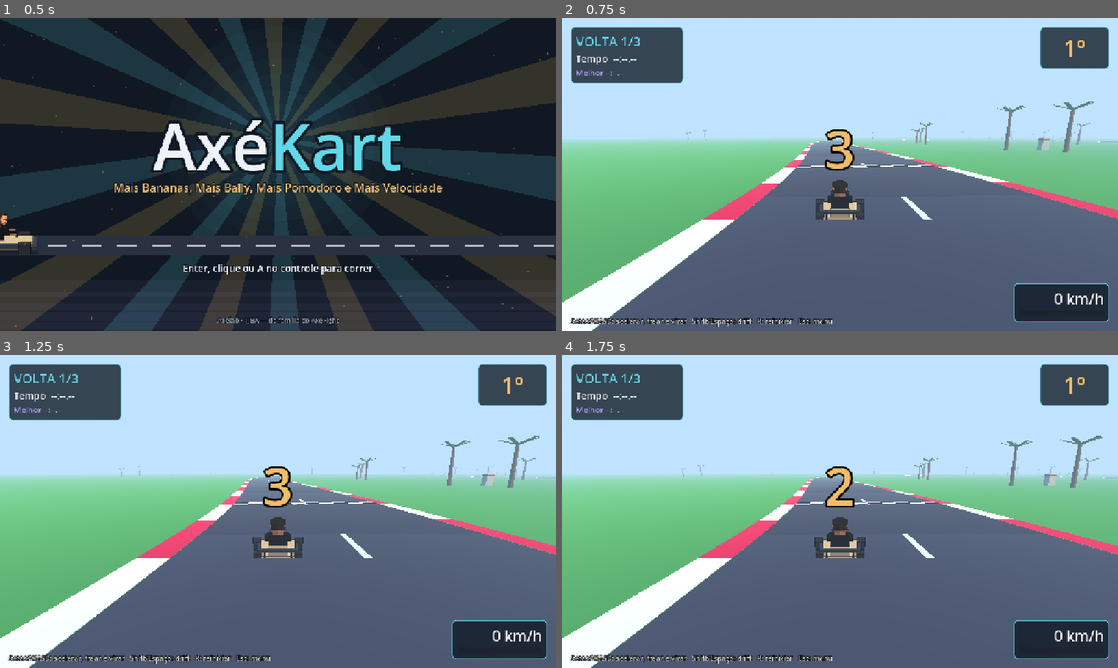
Above: before the commit, frames 1-4 (two rows, left to right).
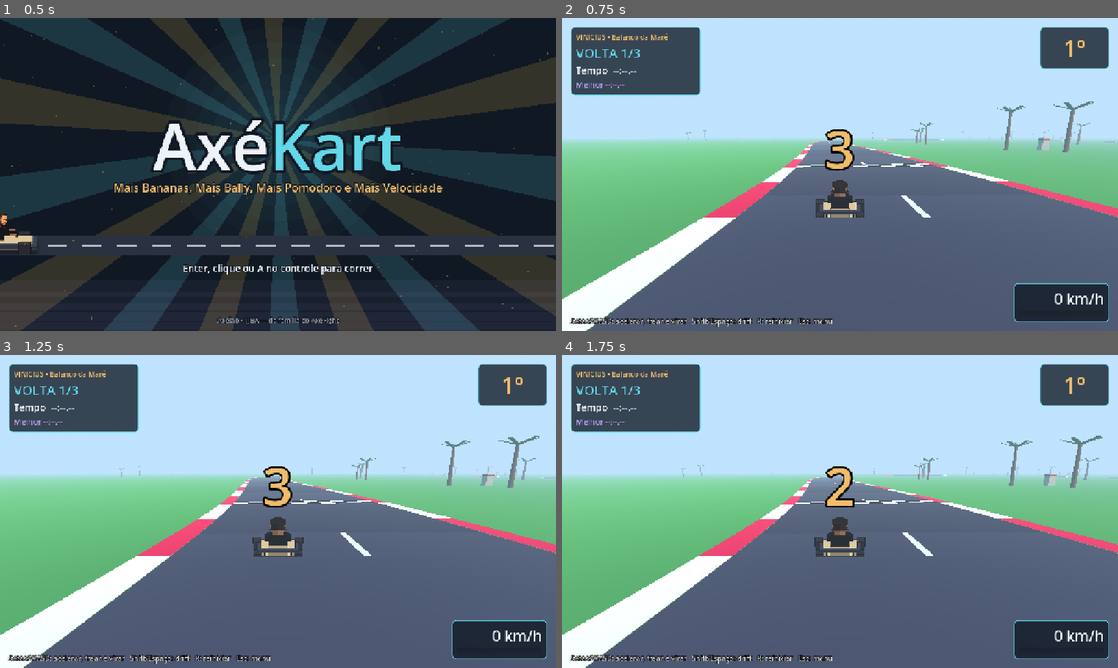
Above: after the commit, the same moments.

Repository: AbreuVin/AxeKart-World
Game: Godot game, scene res://scenes/ui/FrontEnd.tscn
The game is run twice, just before and just after one commit, with the same random seed, the same clock (stepped at 60 frames per second) and the same inputs.
Inputs (mouse positions are in pixels of both pictures, inside the frame that each line leads up to):
- Up to frame 1 (0.5 s): no input
- Up to frame 2 (0.75 s): tap Enter at 0.5 s; move the mouse to (962, 158) at 0.52 s; hold Right (direita) from 0.53 s (still down); hold Up (acelerar) from 0.53 s (still down); click (962, 158) at 0.67 s
- Up to frame 3 (1.25 s): keep holding Right (direita); keep holding Up (acelerar); tap Space at 0.77 s
- Up to frame 4 (1.75 s): move the mouse to (728, 527) at 1.27 s; release Right (direita) at 1.28 s; release Up (acelerar) at 1.28 s; hold S from 1.28 s (still down); tap Shift (drift) at 1.35 s; tap Space at 1.52 s

Frame 1 is identical in both runs. In frame 2, 3.3% of the frame differs, in the area x 0-100%, y 2-100%; in frame 3, 3.3%; in frame 4, 3.4%.

Commit message:
Elenco na pista: César, Lucas e João (0.3.0)
Pilotos CPU com cabeça recortada da arte de guarda do Axé Fight
(crop_head.py), kart na cor-tema e nuca com a cor de cabelo de cada um.
Placeholders removidos; HUD e chegada mostram nome e vulgo. Corrige
briga de profundidade entre grama e pista no WebGL.

Co-Authored-By: Claude Opus 5.5 <noreply@anthropic.com>
Claude-Session: https://claude.ai/code/session_01DKNKwCZT87sHqpGDf2T2Vk

Diff:
--- a/assets/karts/ambar/kart.json
+++ /dev/null
@@ -1,17 +0,0 @@
-{
-  "id": "ambar",
-  "display_name": "Piloto Âmbar",
-  "vulgo": "",
-  "cor": "#f0bd6b",
-  "sprite": "sprites/sheet.png",
-  "frames": 8,
-  "pixel_size": 0.0125,
-  "placeholder": true,
-  "aprovado_por_pessoa": false,
-  "ordem": 3,
-  "cor_detalhe": "#3b4456",
-  "camisa": "#e6e9ef",
-  "pele": "#b98260",
-  "capacete": "#8a5a12",
-  "chao_px": 16
-}
--- /dev/null
+++ b/assets/karts/cesar/kart.json
@@ -0,0 +1,19 @@
+{
+  "id": "cesar",
+  "display_name": "CÉSAR",
+  "vulgo": "Ai Cesinhaaa",
+  "cor": "#00adb5",
+  "cor_detalhe": "#3b4456",
+  "camisa": "#141418",
+  "pele": "#c08a66",
+  "cabeca": "source/head_right.png",
+  "sprite": "sprites/sheet.png",
+  "frames": 8,
+  "pixel_size": 0.0125,
+  "chao_px": 16,
+  "placeholder": false,
+  "aprovado_por_pessoa": true,
+  "origem_arte": "Cabeça recortada do sprite de guarda do Axé Fight (César), com autorização; kart e corpo gerados por tools/sprites/build_pilot_sheet.py",
+  "ordem": 1,
+  "cabelo": "#141210"
+}
--- a/assets/karts/ciano/kart.json
+++ /dev/null
@@ -1,17 +0,0 @@
-{
-  "id": "ciano",
-  "display_name": "Piloto Ciano",
-  "vulgo": "",
-  "cor": "#62d8e8",
-  "sprite": "sprites/sheet.png",
-  "frames": 8,
-  "pixel_size": 0.0125,
-  "placeholder": true,
-  "aprovado_por_pessoa": false,
-  "ordem": 1,
-  "cor_detalhe": "#3b4456",
-  "camisa": "#e6e9ef",
-  "pele": "#b98260",
-  "capacete": "#0e5f6b",
-  "chao_px": 16
-}
--- /dev/null
+++ b/assets/karts/joao/kart.json
@@ -0,0 +1,19 @@
+{
+  "id": "joao",
+  "display_name": "JOÃO",
+  "vulgo": "JVAFREITAS",
+  "cor": "#78e9ff",
+  "cor_detalhe": "#3b4456",
+  "camisa": "#e9e6df",
+  "pele": "#7a4f33",
+  "cabeca": "source/head_right.png",
+  "sprite": "sprites/sheet.png",
+  "frames": 8,
+  "pixel_size": 0.0125,
+  "chao_px": 16,
+  "placeholder": false,
+  "aprovado_por_pessoa": true,
+  "origem_arte": "Cabeça recortada do sprite de guarda do Axé Fight (César), com autorização; kart e corpo gerados por tools/sprites/build_pilot_sheet.py",
+  "ordem": 3,
+  "cabelo": "#1a1411"
+}
--- /dev/null
+++ b/assets/karts/lucas/kart.json
@@ -0,0 +1,19 @@
+{
+  "id": "lucas",
+  "display_name": "LUCAS",
+  "vulgo": "Bananinha",
+  "cor": "#243c66",
+  "cor_detalhe": "#3b4456",
+  "camisa": "#22355e",
+  "pele": "#e2b18f",
+  "cabeca": "source/head_right.png",
+  "sprite": "sprites/sheet.png",
+  "frames": 8,
+  "pixel_size": 0.0125,
+  "chao_px": 16,
+  "placeholder": false,
+  "aprovado_por_pessoa": true,
+  "origem_arte": "Cabeça recortada do sprite de guarda do Axé Fight (César), com autorização; kart e corpo gerados por tools/sprites/build_pilot_sheet.py",
+  "ordem": 2,
+  "cabelo": "#7a4b2c"
+}
--- a/assets/karts/vinicius/kart.json
+++ b/assets/karts/vinicius/kart.json
@@ -14,5 +14,6 @@
   "placeholder": false,
   "aprovado_por_pessoa": true,
   "origem_arte": "Cabeça recortada do sprite de guarda do Axé Fight (César), com autorização; kart e corpo gerados por tools/sprites/build_pilot_sheet.py",
-  "ordem": 0
+  "ordem": 0,
+  "cabelo": "#28211c"
 }
--- a/assets/karts/violeta/kart.json
+++ /dev/null
@@ -1,17 +0,0 @@
-{
-  "id": "violeta",
-  "display_name": "Piloto Violeta",
-  "vulgo": "",
-  "cor": "#b5a2f3",
-  "sprite": "sprites/sheet.png",
-  "frames": 8,
-  "pixel_size": 0.0125,
-  "placeholder": true,
-  "aprovado_por_pessoa": false,
-  "ordem": 2,
-  "cor_detalhe": "#3b4456",
-  "camisa": "#e6e9ef",
-  "pele": "#b98260",
-  "capacete": "#4c3a8f",
-  "chao_px": 16
-}
--- a/project.godot
+++ b/project.godot
@@ -4,7 +4,7 @@
 [application]
 
 config/name="AxéKart"
-config/version="0.2.0"
+config/version="0.3.0"
 run/main_scene="res://scenes/ui/FrontEnd.tscn"
 config/features=PackedStringArray("4.7", "GL Compatibility")
 
--- a/scripts/race/chase_camera.gd
+++ b/scripts/race/chase_camera.gd
@@ -6,6 +6,11 @@
 var distance := 7.5
 var height := 3.0
 var _look := Vector3.ZERO
+
+
+func _ready() -> void:
+	near = 0.5
+	far = 900.0
 
 
 func snap() -> void:
--- a/scripts/race/race.gd
+++ b/scripts/race/race.gd
@@ -141,6 +141,6 @@
 		for i in order.size():
 			var kk: Kart = order[i]
 			var t := RaceHud.fmt(kk.finish_time) if kk.is_finished else "correndo..."
-			lines += "%dº  %s   %s\n" % [i + 1, kk.data.get("display_name", kk.name), t]
+			lines += "%dº  %s   %s\n" % [i + 1, RaceHud.pilot_name(kk.data), t]
 		lines += "\nMelhor volta: %s\n\nR para correr de novo" % RaceHud.fmt(player.best_lap)
 		hud.show_result(lines)
--- a/scripts/track/track.gd
+++ b/scripts/track/track.gd
@@ -139,7 +139,7 @@
 		var rj := right_at(j)
 		var a := samples[i]
 		var b := samples[j]
-		var y := 0.02
+		var y := 0.08
 		var alt := asphalt.lightened(0.04) if (i / 3) % 2 == 0 else asphalt
 		_quad(st, a - ri * hw, a + ri * hw, b + rj * hw, b - rj * hw, alt, y)
 		# zebras
@@ -161,7 +161,7 @@
 			var z1 := z0 + 1.0
 			var c := Color.WHITE if (cx + cz) % 2 == 0 else Color("#111827")
 			var p := samples[0]
-			_quad(st, p + r0 * w0 + t0 * z0, p + r0 * w1 + t0 * z0, p + r0 * w1 + t0 * z1, p + r0 * w0 + t0 * z1, c, 0.04)
+			_quad(st, p + r0 * w0 + t0 * z0, p + r0 * w1 + t0 * z0, p + r0 * w1 + t0 * z1, p + r0 * w0 + t0 * z1, c, 0.11)
 	st.generate_normals()
 	var road := MeshInstance3D.new()
 	road.name = "Road"
@@ -179,7 +179,7 @@
 	gm.roughness = 1.0
 	ground.material_override = gm
 	var c := _center()
-	ground.position = Vector3(c.x, 0.0, c.z)
+	ground.position = Vector3(c.x, -0.05, c.z)
 	add_child(ground)
 
 	_build_decoration()
--- a/scripts/ui/hud.gd
+++ b/scripts/ui/hud.gd
@@ -6,6 +6,7 @@
 const VIOLET := InterfaceTheme.P2
 const AMBER := InterfaceTheme.ALERT
 
+var pilot_label: Label
 var lap_label: Label
 var time_label: Label
 var best_label: Label
@@ -19,7 +20,8 @@
 
 
 func _ready() -> void:
-	var tl := _panel(Vector2(20, 20), Vector2(260, 116))
+	var tl := _panel(Vector2(20, 20), Vector2(300, 140))
+	pilot_label = _label(tl, 16, AMBER)
 	lap_label = _label(tl, 30, CYAN)
 	time_label = _label(tl, 22, InterfaceTheme.TEXT)
 	best_label = _label(tl, 18, VIOLET)
@@ -83,6 +85,12 @@
 	return l
 
 
+static func pilot_name(d: Dictionary) -> String:
+	var v := String(d.get("vulgo", ""))
+	var n := String(d.get("display_name", d.get("id", "?")))
+	return "%s • %s" % [n, v] if v != "" else n
+
+
 static func fmt(t: float) -> String:
 	if t == INF or t <= 0.0:
 		return "--:--.--"
@@ -92,6 +100,7 @@
 
 
 func update_race(k: Kart, position: int, total: int, laps: int) -> void:
+	pilot_label.text = pilot_name(k.data)
 	lap_label.text = "VOLTA %d/%d" % [mini(k.laps_done + 1, laps), laps]
 	time_label.text = "Tempo  " + fmt(k.race_time if not k.is_finished else k.finish_time)
 	best_label.text = "Melhor " + fmt(k.best_lap)
--- a/tests/scripts/test_data_runner.gd
+++ b/tests/scripts/test_data_runner.gd
@@ -15,6 +15,9 @@
 				"folha de %s segue o contrato 8x256" % d.get("id"))
 		check(not d.get("placeholder", false) or not d.get("aprovado_por_pessoa", false),
 			"placeholder de %s não finge ser pessoa real" % d.get("id"))
+		check(String(d.get("vulgo", "")) != "", "%s tem vulgo do Axé Fight" % d.get("id"))
+		if d.has("cabeca"):
+			check(FileAccess.file_exists("%s/%s" % [d.base_dir, d.cabeca]), "cabeça de %s existe" % d.get("id"))
 	check(karts[0].get("id") == "vinicius", "Vinicius é o piloto do jogador (amostra)")
 	var t := make_track()
 	check(t.total_length > 600.0, "pista com mais de 600 m (%.0f m)" % t.total_length)
Binary file removed: assets/karts/ambar/sprites/sheet.png
Binary file added: assets/karts/cesar/source/head_right.png
Not shown, added: assets/karts/cesar/source/head_right.png.import
Binary file added: assets/karts/cesar/sprites/sheet.png
Not shown, added: assets/karts/cesar/sprites/sheet.png.import
Binary file removed: assets/karts/ciano/sprites/sheet.png
Binary file added: assets/karts/joao/source/head_right.png
Not shown, changed: assets/karts/joao/source/head_right.png.import
Binary file added: assets/karts/joao/sprites/sheet.png
Not shown, changed: assets/karts/joao/sprites/sheet.png.import
Binary file added: assets/karts/lucas/source/head_right.png
Not shown, added: assets/karts/lucas/source/head_right.png.import
(and 7 more such lines)
